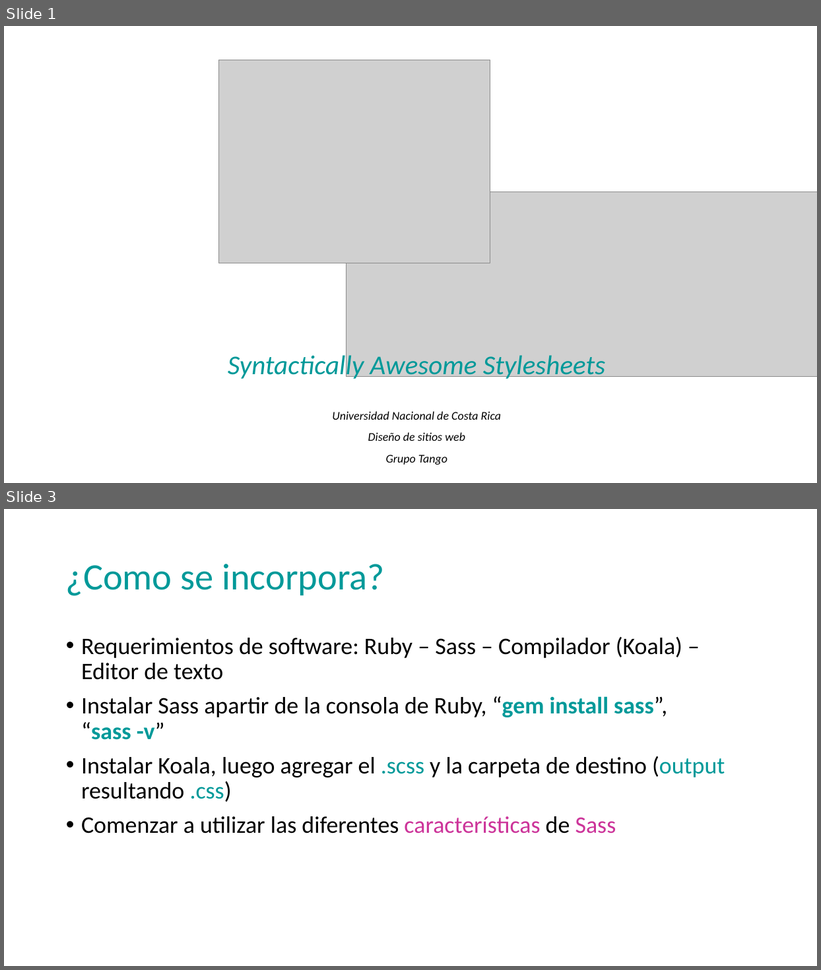
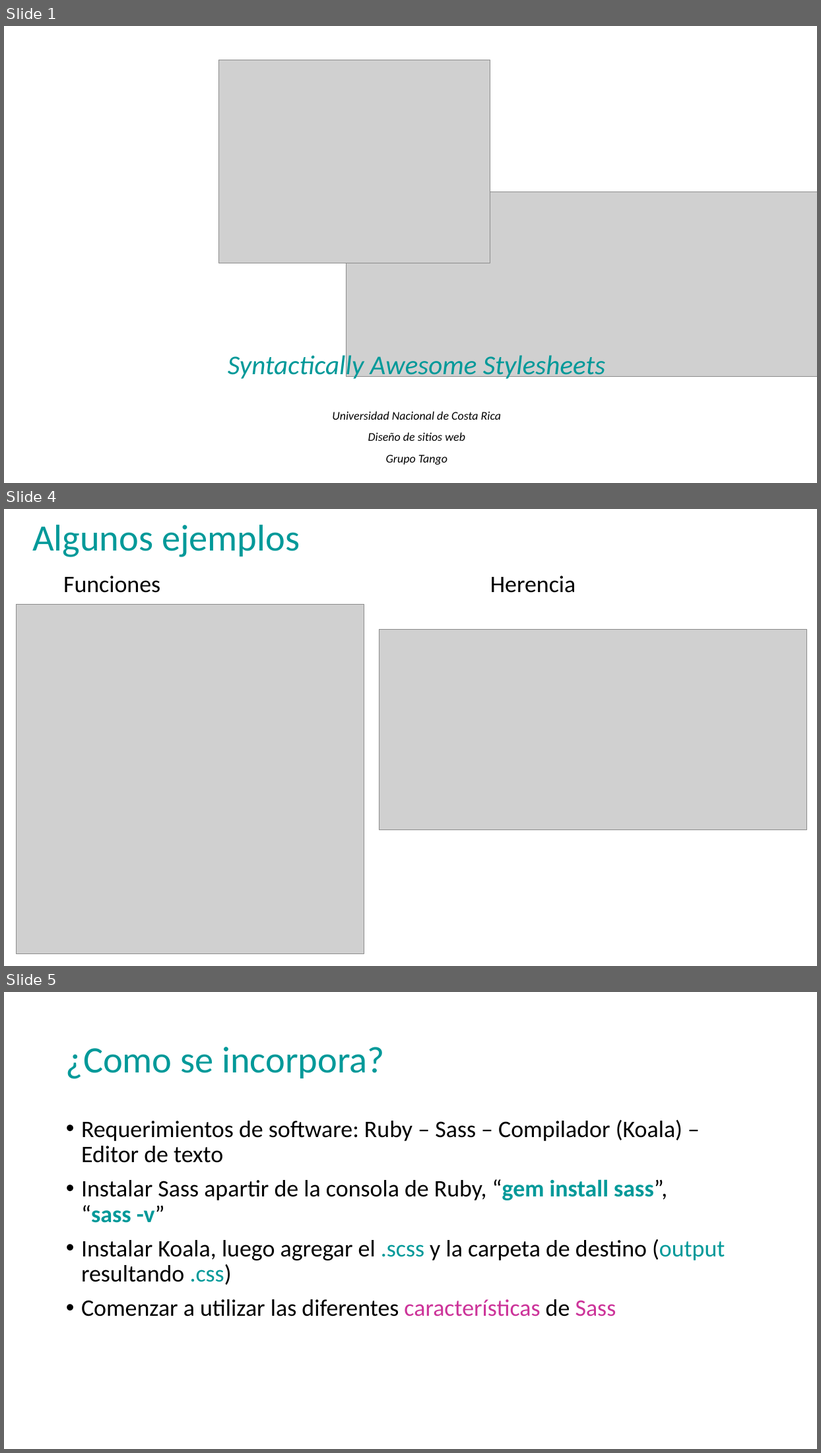
Before and after one commit to fabio161191/Proyecto1, a slide deck: Sass.pptx. Shown one above the other, each under a label of ours: slides 1 and 3 before the commit, slides 1, 4 and 5 after it; the slides between them are not shown. The pictures are 821x970 and 821x1453 pixels, drawn with LibreOffice and Linux fonts; fonts in the diff are those of the drawing; grey boxes stand for pictures. Boxes give left, top, right and bottom in pixels: in the first picture for what was removed or moved away, otherwise in the second. Text is boxed around its words. In the diff, an @@ line names an element or a change of style, - is before the commit and + after.

```diff
--- a/Sass.pptx
+++ b/Sass.pptx
@@ slide 4 added at [4, 509, 817, 966], background #FFFFFF @@
@@ title added at [32, 524, 300, 557], 44 pt, text #009999 @@
+Algunos ejemplos
@@ text added at [63, 576, 576, 593], 28 pt, text #000000 @@
+Funciones Herencia
@@ picture added at [16, 604, 364, 954] @@
@@ picture added at [380, 629, 807, 830] @@
@@ what was slide 3 is now slide 5 @@
```
Also in this commit, not shown: 2 slides changed, 1 other slide added, 1 other file.
